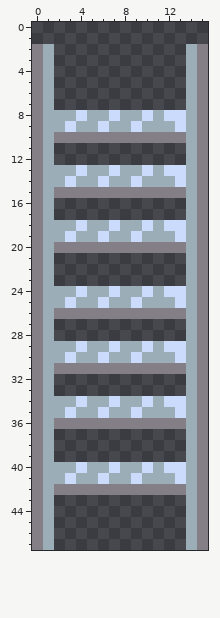
One commit to this pixel-art sprite: Maps/Lab/Tiles/Ladder.png. Above: the version before the commit.
The file is 16x48 pixels.
Once edited:
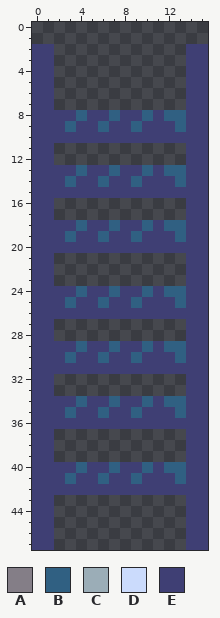
Palette (. is transparent): A #847e87  B #306082  C #9badb7  D #cbdbfc  E #3f3f74
The exact change:
@@ x 0..15 @@
  1 ................
- 2 AC............CA
- 3 AC............CA
- 4 AC............CA
- 5 AC............CA
- 6 AC............CA
- 7 AC............CA
- 8 ACCCDCCDCCDCDDCA
- 9 ACCDCCDCCDCCCDCA
-10 ACAAAAAAAAAAAACA
-11 AC............CA
-12 AC............CA
-13 ACCCDCCDCCDCDDCA
-14 ACCDCCDCCDCCCDCA
-15 ACAAAAAAAAAAAACA
-16 AC............CA
-17 AC............CA
-18 ACCCDCCDCCDCDDCA
-19 ACCDCCDCCDCCCDCA
-20 ACAAAAAAAAAAAACA
-21 AC............CA
-22 AC............CA
-23 AC............CA
-24 ACCCDCCDCCDCDDCA
-25 ACCDCCDCCDCCCDCA
-26 ACAAAAAAAAAAAACA
-27 AC............CA
-28 AC............CA
-29 ACCCDCCDCCDCDDCA
-30 ACCDCCDCCDCCCDCA
-31 ACAAAAAAAAAAAACA
-32 AC............CA
-33 AC............CA
-34 ACCCDCCDCCDCDDCA
-35 ACCDCCDCCDCCCDCA
-36 ACAAAAAAAAAAAACA
-37 AC............CA
-38 AC............CA
-39 AC............CA
-40 ACCCDCCDCCDCDDCA
-41 ACCDCCDCCDCCCDCA
-42 ACAAAAAAAAAAAACA
-43 AC............CA
-44 AC............CA
-45 AC............CA
-46 AC............CA
-47 AC............CA
+ 2 EE............EE
+ 3 EE............EE
+ 4 EE............EE
+ 5 EE............EE
+ 6 EE............EE
+ 7 EE............EE
+ 8 EEEEBEEBEEBEBBEE
+ 9 EEEBEEBEEBEEEBEE
+10 EEEEEEEEEEEEEEEE
+11 EE............EE
+12 EE............EE
+13 EEEEBEEBEEBEBBEE
+14 EEEBEEBEEBEEEBEE
+15 EEEEEEEEEEEEEEEE
+16 EE............EE
+17 EE............EE
+18 EEEEBEEBEEBEBBEE
+19 EEEBEEBEEBEEEBEE
+20 EEEEEEEEEEEEEEEE
+21 EE............EE
+22 EE............EE
+23 EE............EE
+24 EEEEBEEBEEBEBBEE
+25 EEEBEEBEEBEEEBEE
+26 EEEEEEEEEEEEEEEE
+27 EE............EE
+28 EE............EE
+29 EEEEBEEBEEBEBBEE
+30 EEEBEEBEEBEEEBEE
+31 EEEEEEEEEEEEEEEE
+32 EE............EE
+33 EE............EE
+34 EEEEBEEBEEBEBBEE
+35 EEEBEEBEEBEEEBEE
+36 EEEEEEEEEEEEEEEE
+37 EE............EE
+38 EE............EE
+39 EE............EE
+40 EEEEBEEBEEBEBBEE
+41 EEEBEEBEEBEEEBEE
+42 EEEEEEEEEEEEEEEE
+43 EE............EE
+44 EE............EE
+45 EE............EE
+46 EE............EE
+47 EE............EE
